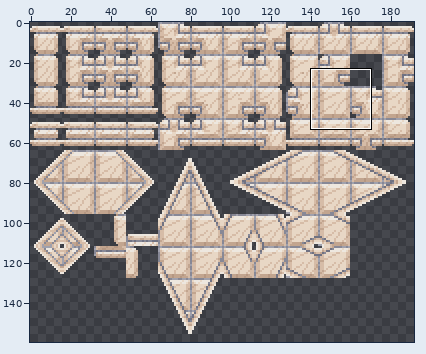
File history of a pixel-art file, assets/tiles/temple_tiles.aseprite. The first picture is a wide view before the edit; the outline marks the close-up.
Close-up. The starting point:
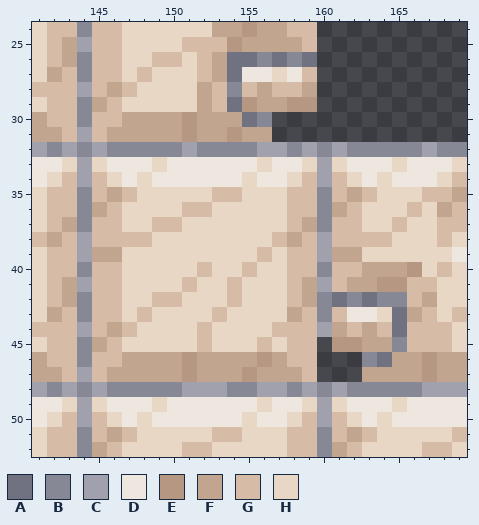
192x208 pixels, 1 frame. Colours within 5 levels of each other are drawn and written as one. Shown: x 141..169, y 24..52. The wide view leaves out empty margins. The commit also changed other parts of the picture, which this record leaves out.
Palette (. is transparent): A #707282  B #878896  C #a0a1ad  D #ede7df  E #b59782  F #c2a58f  G #d6bca7  H #e8d7c5
Pixels before, first column x 141:
24 HGGBGGHHHHHHFFEFFGG..........
25 HGFCGGHHHHGGGEFFFFG..........
26 HGFBGGHHGGHGFAABABA..........
27 HFGBGGHGHHHGFADDHDG..........
28 GGGCGFGHHHHFGBGFGGF..........
29 HGGBFGHHHHHFGAEFFEE..........
30 FGGBGGFFFFEFFFAB.............
31 FFGCGFFFFFEFFEFF.............
32 CBCBCBBBBBCBBBBCCBCBCBBBBBCBB
33 DDHCHDDDHDDDDDDHDDHCHDDDHDDDH
34 DHGCGHDHDDDDDDHDDHGCGHDHDDDHG
35 HGGBGFGHHHHHGGHHHGGBGFGHHHGGF
36 HGGBFGHHHHGGHHHHHGGBFGHHHGHFG
37 HGFBGGHHGGHHHHHHHGFBGGHHGHHGG
38 GFGCGGGGHHHHHHHHGFGCGGGGHHHGH
39 HGGCFFHHHHHHHHHGHGGCFFHHHHHHD
40 HGGBGGHHHHHGHHGHHGGBGGFFFEHGH
41 HGFCGGHHHHGHHGHHHGFCGFFEEGGHH
42 HGFBGGHHGGHHHGHHHGFBABABBGFHH
43 HFGBGGHGHHHHGHHHHFGBGDDHAFGHG
44 GGGCGFGHHHHGHHHHGGGCFGFGAGGGH
45 HGGBFGHHHHHGHHHGHGG.EEFFBGGGH
46 FGGBGGFFFFEFFFFEFGG...BAFFEFF
47 FFGCGFFFFFEFFFEFFFG...FFFFEFF
48 CBCBCBBBBBCCCBBCCBCBCBBBBBCCC
49 DDHCHDDDHDDDDDDHDDHCHDDDHDDDD
50 DHGCGHDHDDDDDDHDDHGCGHDHDDDDD
51 HGGBGFGHHHHHGGHHHGGBGFGHHHHHG
52 HGGBFGHHHHGGHHHHHGGBFGHHHHGGH
The result:
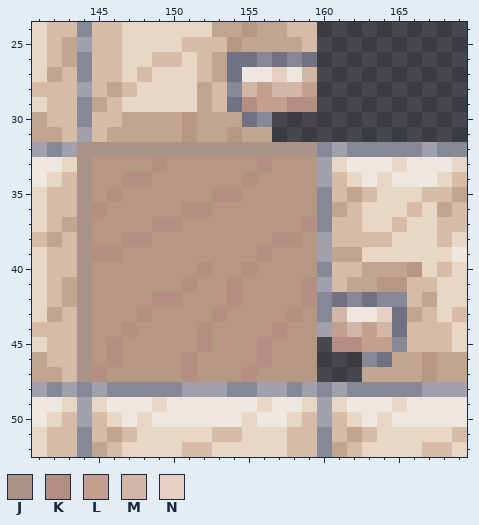
Colours new in this view: J #ab9287  K #b38e81  L #c29f8f  M #d4b6a7  N #e6d0c3
Diff:
Layer "Tilemap 1":
y 27: x 157 H -> N; x 159 G -> M
y 28: x 155..159 GFGGF -> MLMML
y 29: x 155..159 EFFEE -> KLLKK
y 32: x 144..159 BCBBBBBCBBBBCCBC -> JJJJJJJJJJJJJJJJ
y 33: x 144..159 CHDDDHDDDDDDHDDH -> JEEEEKEEEEEEKEEE
y 34: x 144..159 CGHDHDDDDDDHDDHG -> JEEKKEEEEEEKEEEE
y 35: x 144..159 BGFGHHHHHGGHHHGG -> JEKEEEEEEKKEEEEE
y 36: x 144..159 BFGHHHHGGHHHHHGG -> JKEEEEEKKEEEEEEE
y 37: x 144..159 BGGHHGGHHHHHHHGF -> JEEEEKKEEEEEEEEK
y 38: x 144..159 CGGGGHHHHHHHHGFG -> JEEKKEEEEEEEEKKE
y 39: x 144..159 CFFHHHHHHHHHGHGG -> JKKEEEEEEEEEKEEE
y 40: x 144..159 BGGHHHHHGHHGHHGG -> JEEEEEEEKEEKEEEE
y 41: x 144..159 CGGHHHHGHHGHHHGF -> JEEEEEEKEEKEEEEK
y 42: x 144..159 BGGHHGGHHHGHHHGF -> JEEEEKKEEEKEEEEK
y 43: x 144..159 BGGHGHHHHGHHHHFG -> JEEEKEEEEKEEEEKE; x 161 G -> M; x 164 H -> N
y 44: x 144..159 CGFGHHHHGHHHHGGG -> JEEKEEEEKEEEEKEE; x 161..164 FGFG -> LMLM
y 45: x 144..159 BFGHHHHHGHHHGHGG -> JEKEEEEEKEEEKEEE; x 161..164 EEFF -> KKLL
y 46: x 144..159 BGGFFFFEFFFFEFGG -> JEKEEEEKEEEEKEEE
y 47: x 144..159 CGFFFFFEFFFEFFFG -> JKEEEEEKEEEKEEEE
